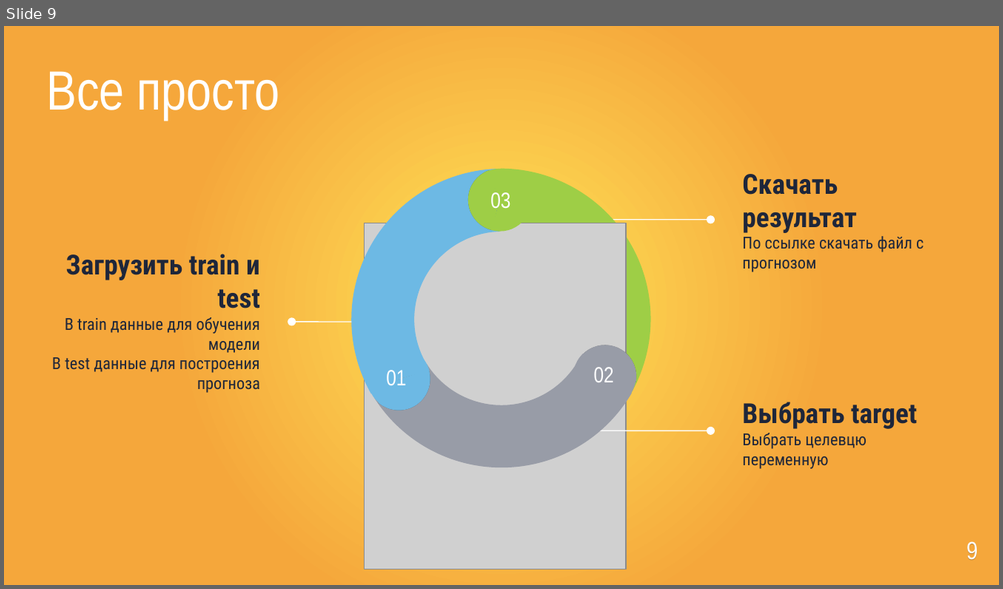
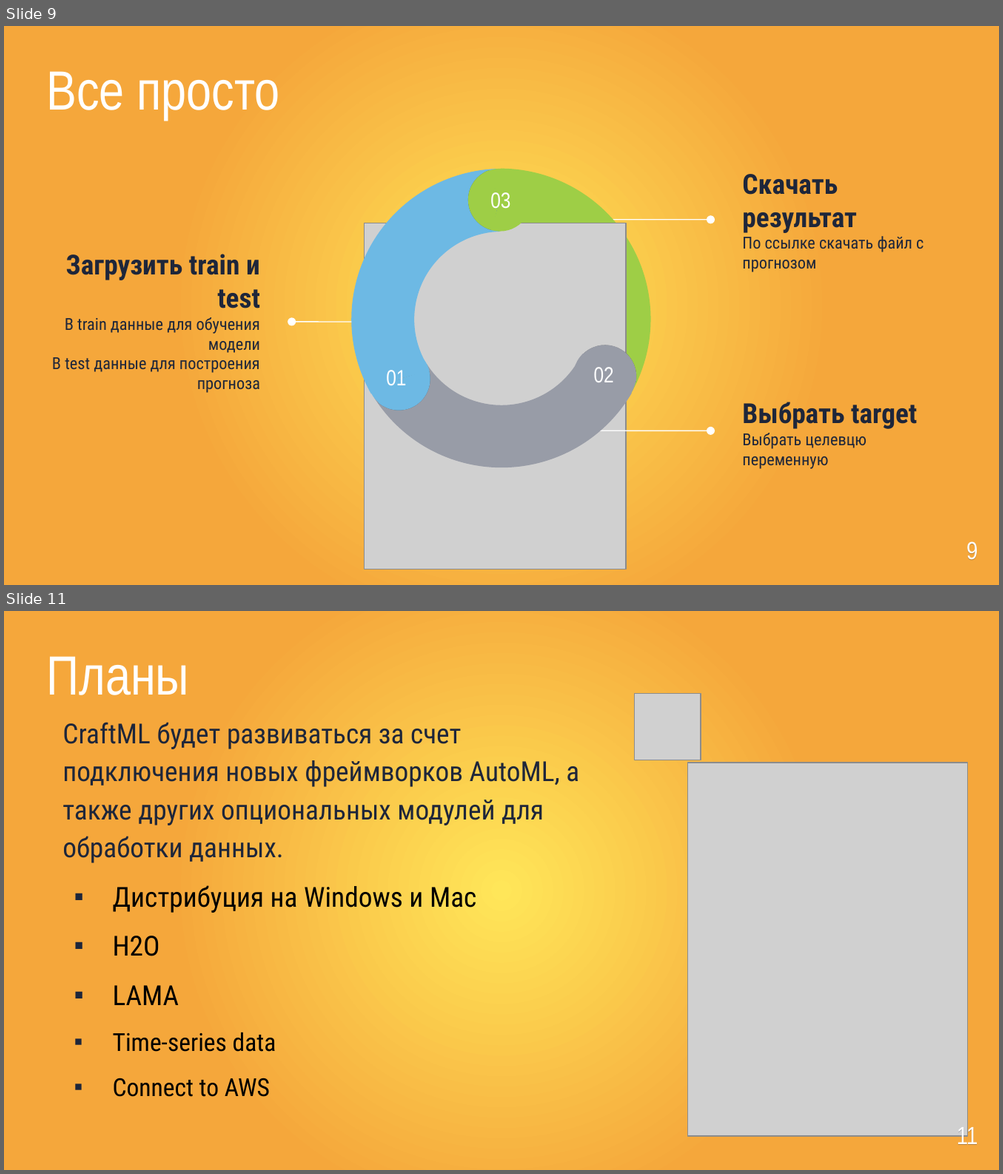
Before and after one commit to OptimizationGuys/CraftML, a slide deck: CraftML.odp. Shown one above the other, each under a label of ours: slide 9 before the commit, slides 9 and 11 after it; the slides between them are not shown. The pictures are 1003x589 and 1003x1174 pixels, drawn with LibreOffice and Linux fonts; fonts in the diff are those of the drawing; grey boxes stand for pictures. Boxes give left, top, right and bottom in pixels: in the first picture for what was removed or moved away, otherwise in the second. Text is boxed around its words. In the diff, an @@ line names an element or a change of style, - is before the commit and + after.

```diff
--- a/CraftML.odp
+++ b/CraftML.odp
@@ slide 11 added at (4, 611, 999, 1170), background gradient #FFE659 to #F5A73B @@
@@ text added at (46, 656, 189, 695), 40 pt, text #FFFFFF @@
+Планы
@@ picture added at (634, 694, 700, 760) @@
@@ text added at (62, 722, 579, 1097), 20 pt, text #1E263A @@
+CraftML будет развиваться за счет подключения новых фреймворков AutoML, а также других опциональных модулей для обработки данных.
+▪ Дистрибуция на Windows и Mac
+▪ H2O
+▪ LAMA
+▪ Time-series data
+▪ Connect to AWS
@@ picture added at (687, 763, 967, 1137) @@
@@ page number added at (956, 1125, 978, 1145), 18 pt, text #FFFFFF @@
+11
```
Also in this commit, not shown: 2 slides changed, 1 other file.
